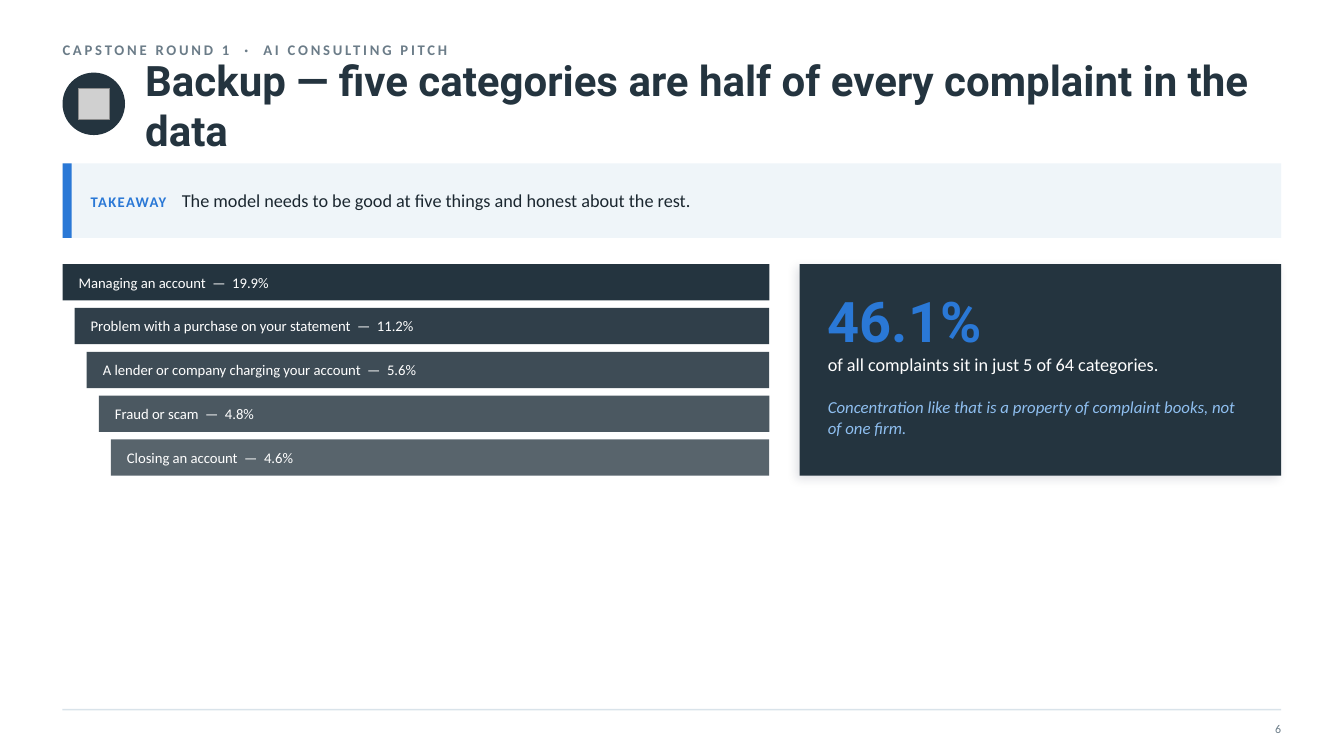
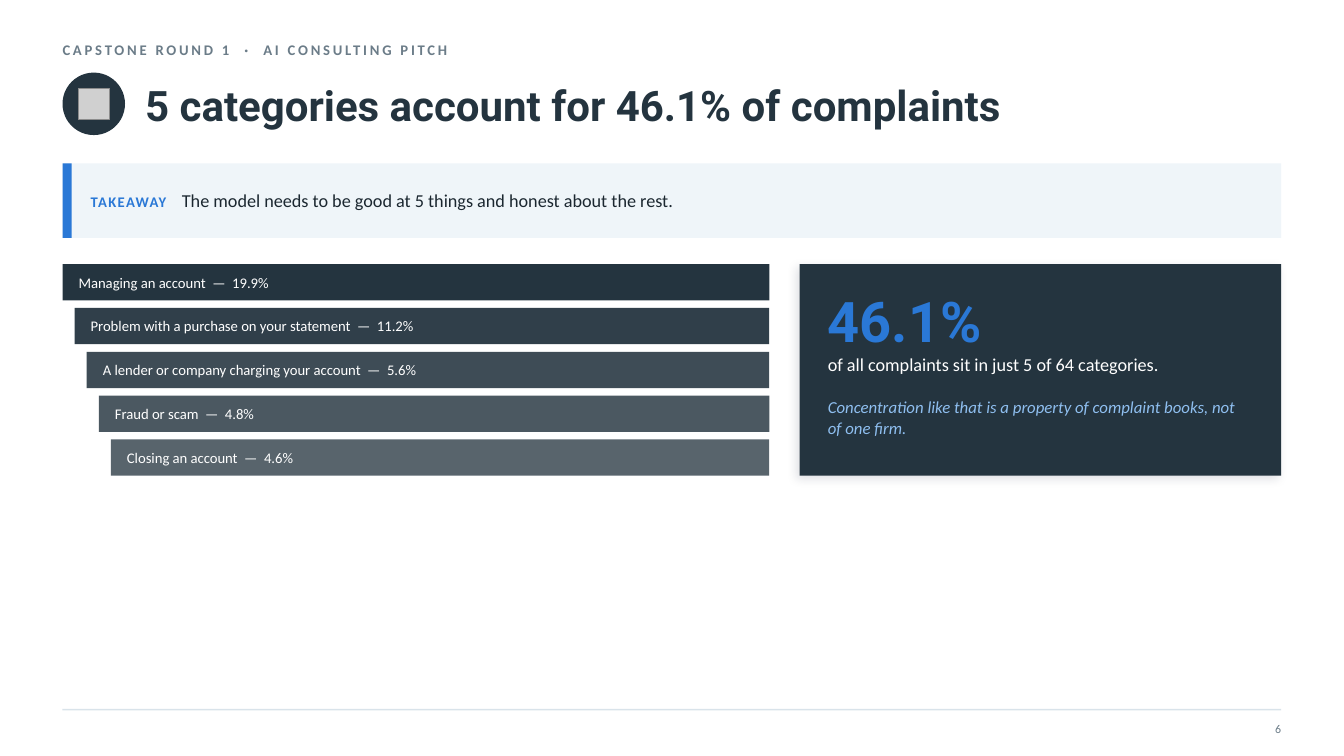
Before and after one commit to nyelugo/PROJECT-Capstone-AI-Consulting, a slide deck: slide 7 of presentation/round1_pitch.pptx (slide 8 before the commit). Drawn at 1344x756 pixels with LibreOffice and Linux fonts; fonts in the diff are those of the drawing; grey boxes stand for pictures. Boxes give left, top, right and bottom in pixels: in the first picture for what was removed or moved away, otherwise in the second. Text is boxed around its words. In the diff, an @@ line names an element or a change of style, - is before the commit and + after.

```diff
--- a/presentation/round1_pitch.pptx
+++ b/presentation/round1_pitch.pptx
@@ text at (145,89,1000,130): text changed @@
-Backup — five categories are half of every complaint in the data
+5 categories account for 46.1% of complaints
@@ text at (91,194,673,210): text changed @@
-TAKEAWAY The model needs to be good at five things and honest about the rest.
+TAKEAWAY The model needs to be good at 5 things and honest about the rest.
```
Also in this commit, not shown: 12 other slides changed, 1 slide removed, 1 other file.
